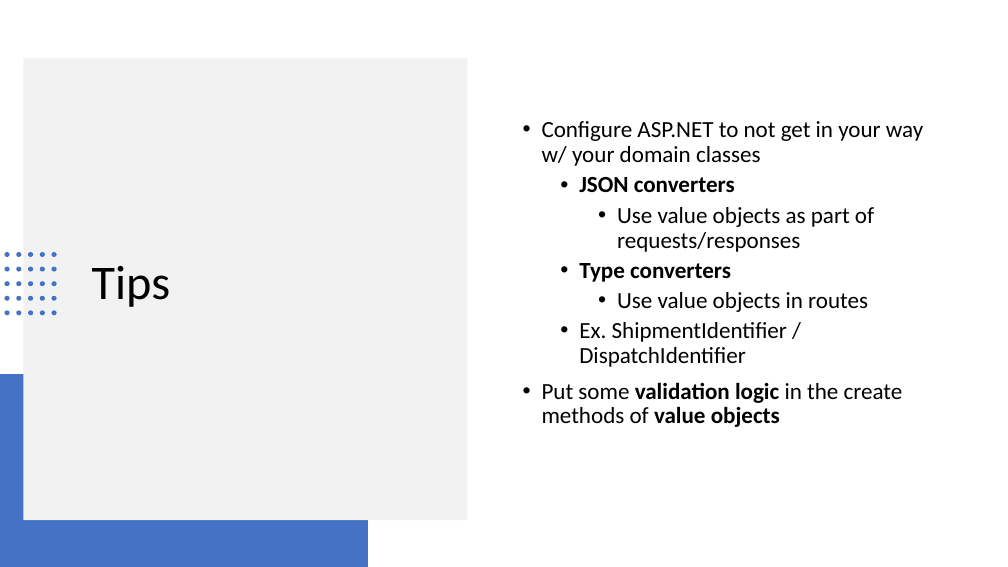
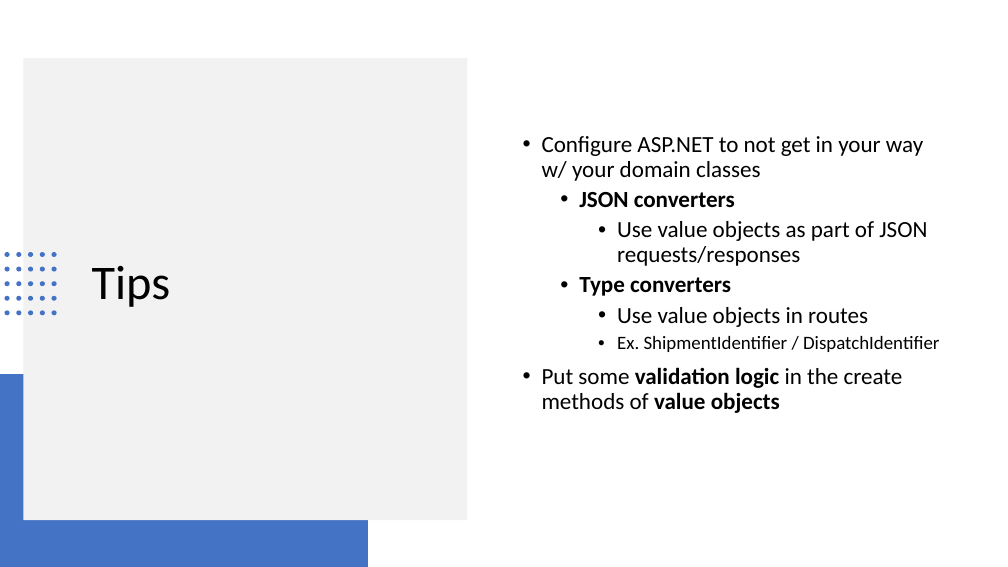
Before and after one commit to footedr/easyddd, a slide deck: slide 33 of EasyDDD.pptx. Drawn at 1008x567 pixels with LibreOffice and Linux fonts; fonts in the diff are those of the drawing. Boxes give left, top, right and bottom in pixels: in the first picture for what was removed or moved away, otherwise in the second. Text is boxed around its words. In the diff, an @@ line names an element or a change of style, - is before the commit and + after.

```diff
--- a/EasyDDD.pptx
+++ b/EasyDDD.pptx
@@ text at (617, 221, 927, 266): text changed @@
-    • Use value objects as part of requests/responses
+    • Use value objects as part of JSON requests/responses
@@ text at (617, 336, 939, 352): size 22 to 18 pt in "Ex. ShipmentIdentifier / DispatchIdentifier"; list level 2 to 3 in "Ex. ShipmentIdentifier / DispatchIdentifier" @@
```
Also in this commit, not shown: 5 other slides changed.
